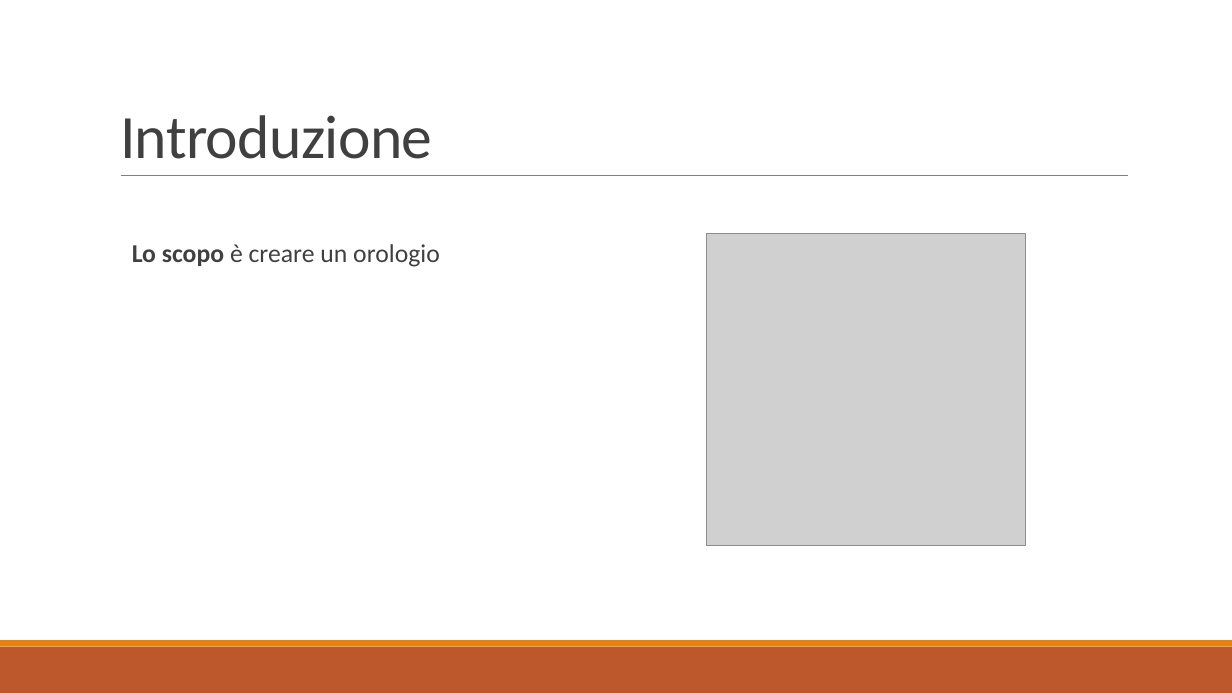
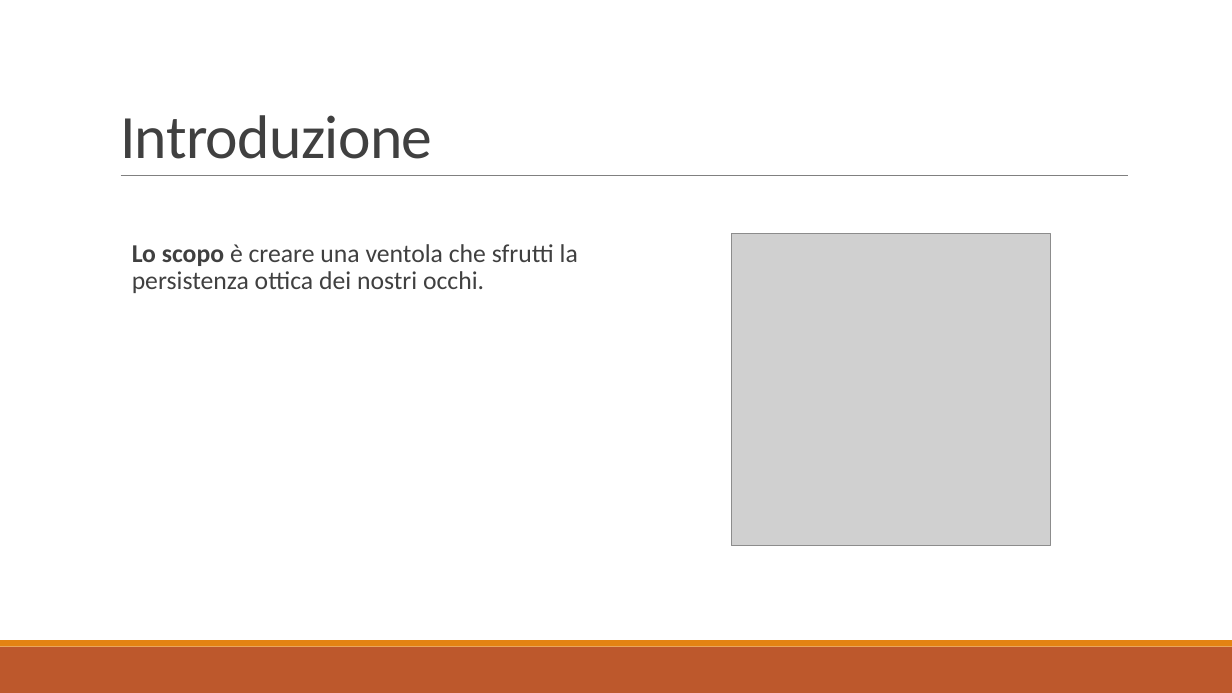
Before and after one commit to nemastojanovic/Fan-Clock, a slide deck: slide 3 of Documentazione/I3_PRESENTAZIONE_PROG2.pptx. Drawn at 1232x693 pixels with LibreOffice and Linux fonts; fonts in the diff are those of the drawing; grey boxes stand for pictures. Boxes give left, top, right and bottom in pixels: in the first picture for what was removed or moved away, otherwise in the second. Text is boxed around its words. In the diff, an @@ line names an element or a change of style, - is before the commit and + after.

```diff
--- a/Documentazione/I3_PRESENTAZIONE_PROG2.pptx
+++ b/Documentazione/I3_PRESENTAZIONE_PROG2.pptx
@@ picture: place and size @@
-picture at (707,234,1026,546)
+picture at (731,234,1050,546)
@@ text at (132,244,578,293): text changed @@
-  Lo scopo è creare un orologio
+  Lo scopo è creare una ventola che sfrutti la persistenza ottica dei nostri occhi.
```
Also in this commit, not shown: 3 other slides changed, 4 slides added.
